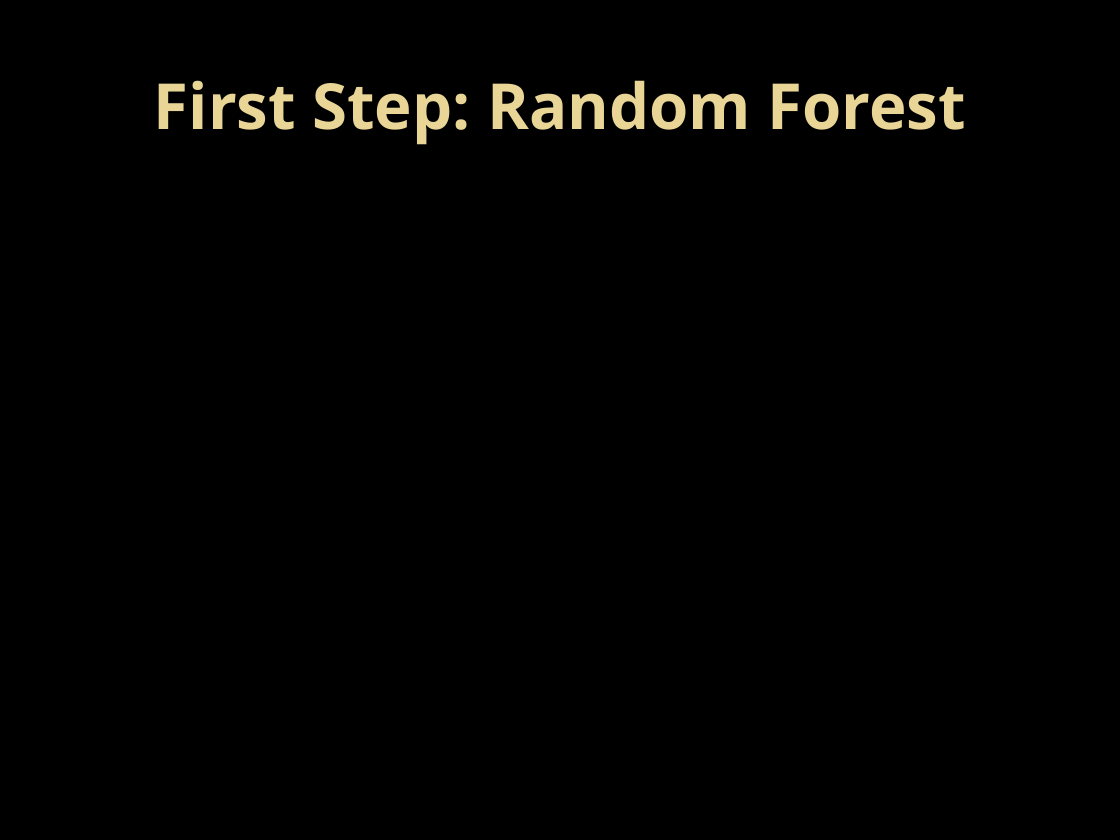
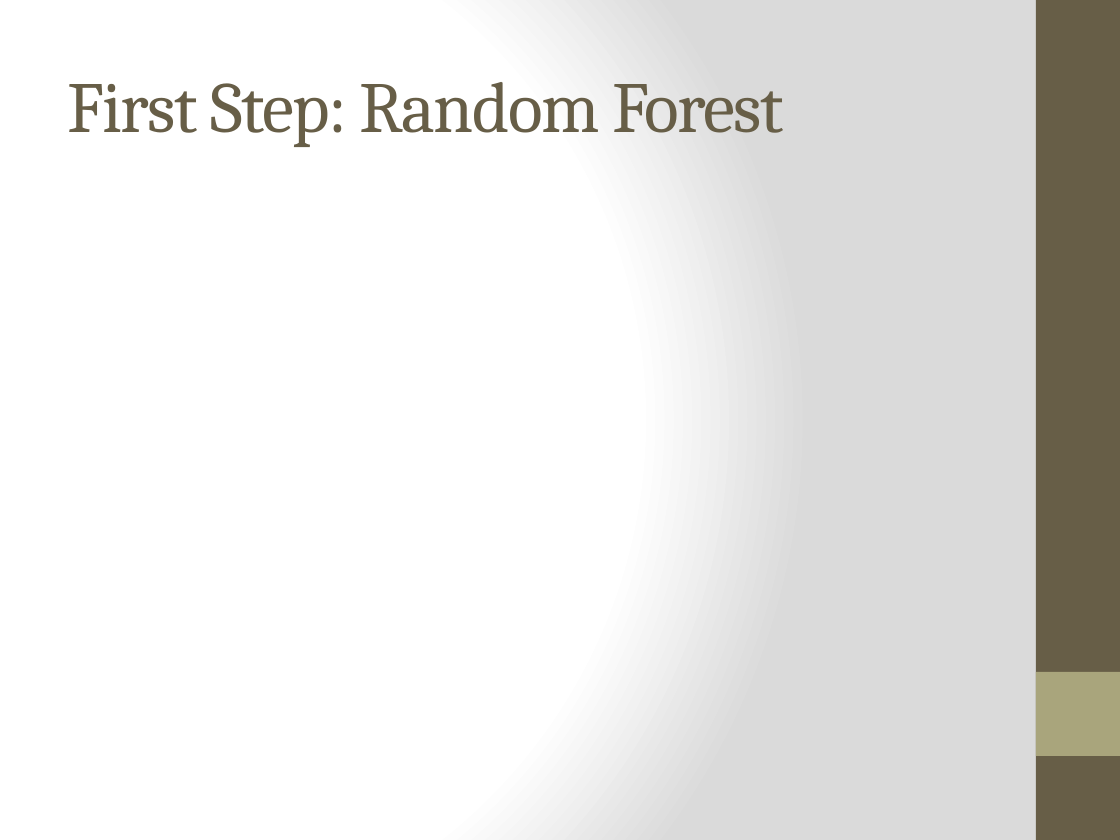
Before and after one commit to kgilbert-cmu/DataCriming, a slide deck: slide 3 of docs/presentation.pptx. Drawn at 1120x840 pixels with LibreOffice and Linux fonts; fonts in the diff are those of the drawing; background and template pictures are left out. Boxes give left, top, right and bottom in pixels: in the first picture for what was removed or moved away, otherwise in the second. Text is boxed around its words. In the diff, an @@ line names an element or a change of style, - is before the commit and + after.

```diff
--- a/docs/presentation.pptx
+++ b/docs/presentation.pptx
@@ background picture (left out) to gradient #FFFFFF to #DADADA @@
@@ rectangle added at (x1=1037, y1=0, x2=1120, y2=840), fill #675E47 @@
@@ title "First Step: Random Forest" at (x1=67, y1=82, x2=783, y2=147): size 45 to 51 pt, font Open Sans to Cambria, text colour gradient #EAD696 to #E7D081 to #675E47, letter spacing 0 to -1.1 pt, bold off; alignment centre to left @@
@@ rectangle added at (x1=1037, y1=672, x2=1120, y2=756), fill #A9A57C @@
```
Also in this commit, not shown: 4 other slides changed.
